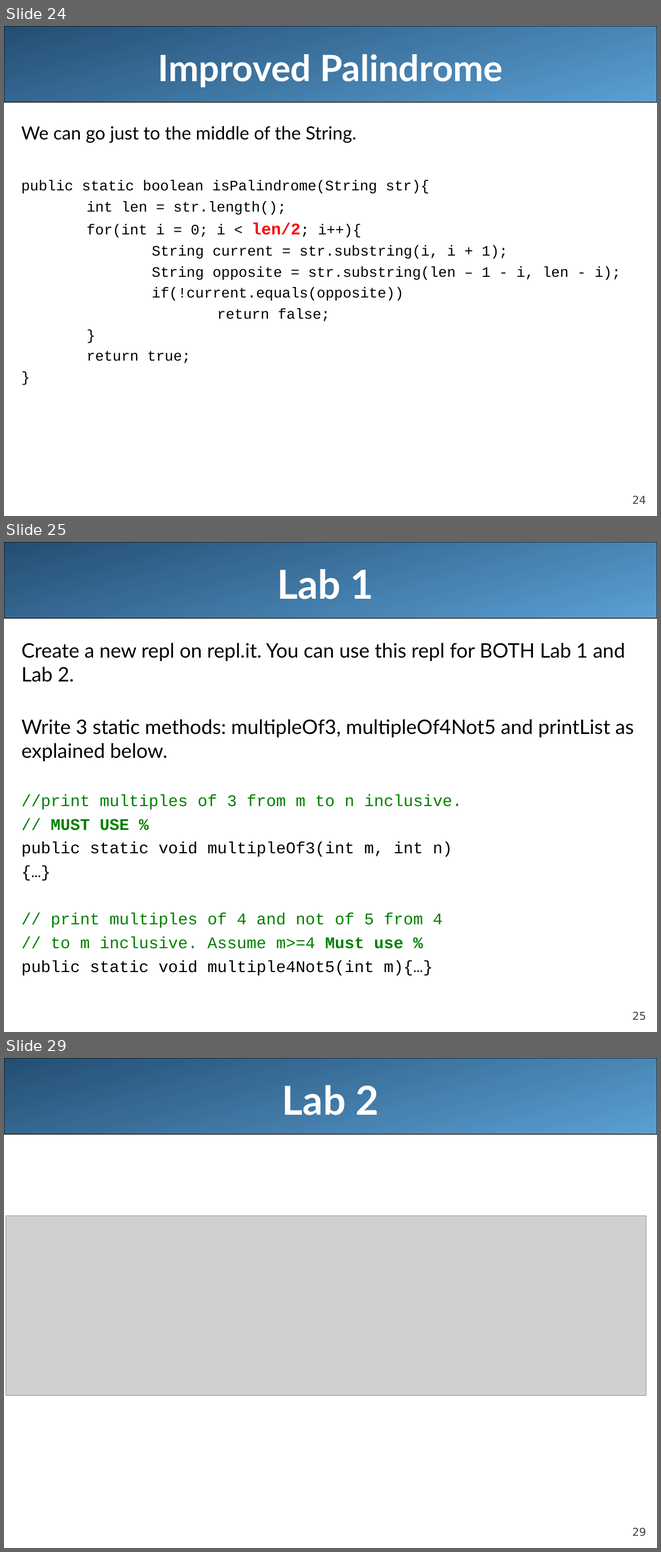
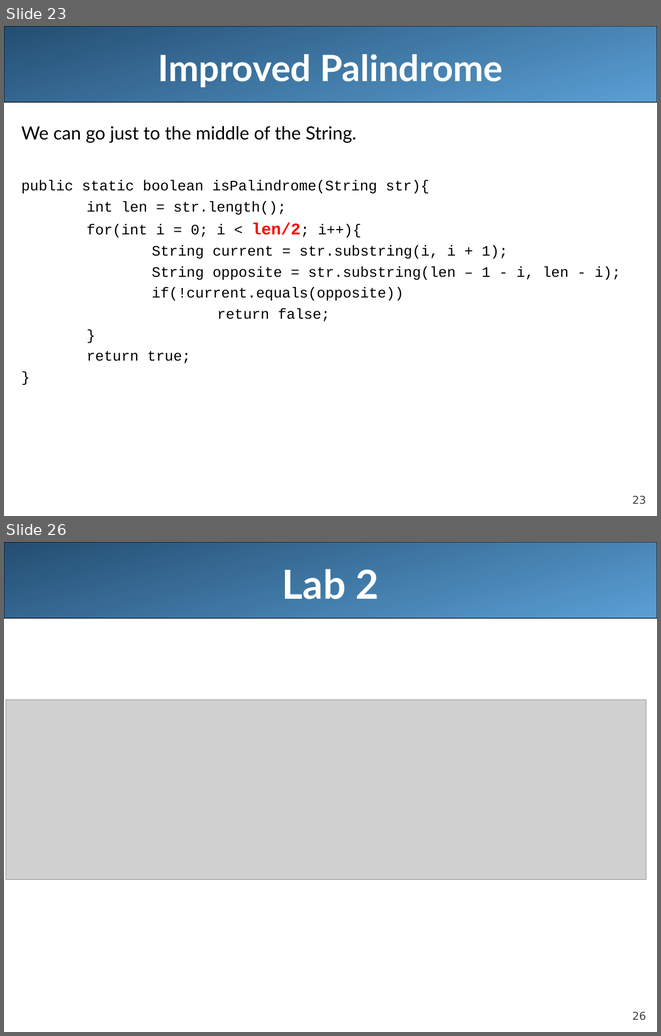
Before and after one commit to LongBaoNguyen/longbaonguyen.github.io, a slide deck: courses/apcsa/lecture11.ppt. Shown one above the other, each under a label of ours: slides 24, 25 and 29 before the commit, slides 23 and 26 after it; the slides between them are not shown. The pictures are 661x1552 and 661x1036 pixels, drawn with LibreOffice and Linux fonts; fonts in the diff are those of the drawing; grey boxes stand for pictures. Boxes give left, top, right and bottom in pixels: in the first picture for what was removed or moved away, otherwise in the second. Text is boxed around its words. In the diff, an @@ line names an element or a change of style, - is before the commit and + after.

```diff
--- a/courses/apcsa/lecture11.ppt
+++ b/courses/apcsa/lecture11.ppt
@@ slide 25 removed at (x1=4, y1=542, x2=657, y2=1032), background #FFFFFF; not listed: 2 template elements that a slide beside it also shows @@
@@ title removed at (x1=277, y1=569, x2=374, y2=599) @@
-Lab 1
@@ text removed at (x1=21, y1=643, x2=634, y2=976) @@
-Create a new repl on repl.it. You can use this repl for BOTH Lab 1 and Lab 2.
-Write 3 static methods: multipleOf3, multipleOf4Not5 and printList as explained below.
-//print multiples of 3 from m to n inclusive.
-// MUST USE %
-public static void multipleOf3(int m, int n)
-{…}
-// print multiples of 4 and not of 5 from 4
-// to m inclusive. Assume m>=4 Must use %
-public static void multiple4Not5(int m){…}
@@ what was slide 24 is now slide 23 @@
@@ page number at (x1=632, y1=495, x2=646, y2=504): text changed @@
-24
+23
@@ what was slide 29 is now slide 26 @@
@@ page number at (x1=632, y1=1012, x2=646, y2=1020): text changed @@
-29
+26
```
Also in this commit, not shown: 4 slides changed, 2 other slides removed, 2 other files.
